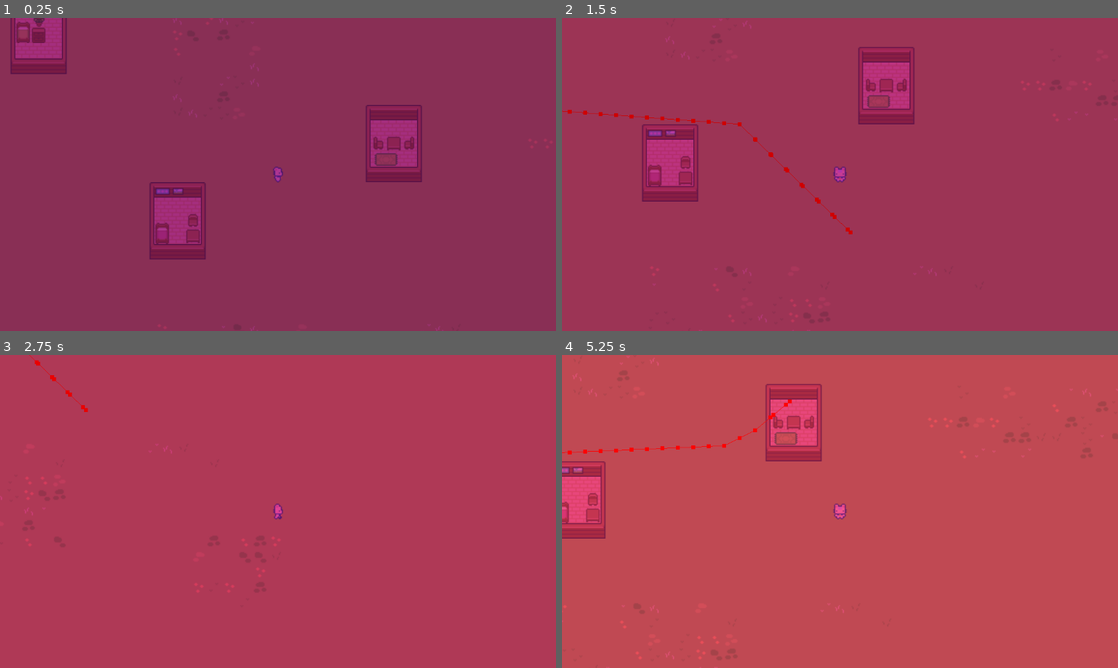
Above: before the commit, frames 1-4 (two rows, left to right).
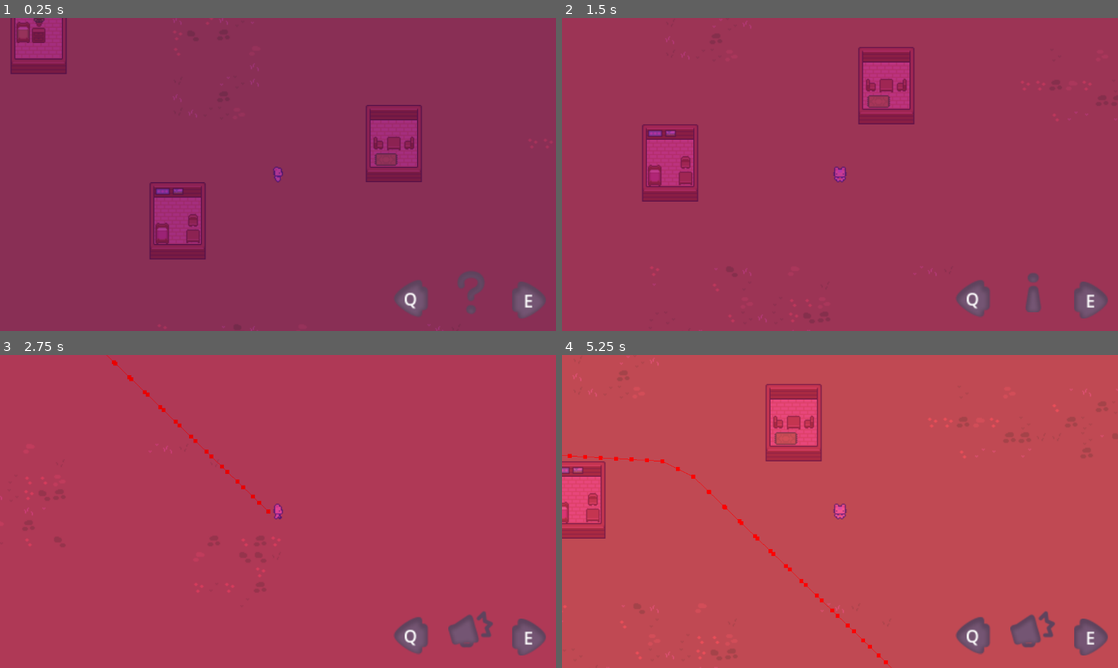
Above: after the commit, the same moments.

Repository: sentinelle28/cowherder
Game: Godot game, scene res://scene/scene_2d/gameplay_scene/gameplay_scene.tscn
Same seed, same stepped clock (60 frames per second), same inputs: the game is played once before the commit and once after it. This scene is started directly instead of the project's main scene.
Inputs:
- Up to frame 1 (0.25 s): no input
- Up to frame 2 (1.5 s): tap Enter at 0.5 s; hold Right (ui_right) 0.53-1.28 s; tap E (inspect, bound only before the commit) at 0.6 s; tap Shift (switch_mode, bound only before the commit) at 0.8, 1.35 s; tap Space at 1.25 s; hold Down (ui_down) from 1.28 s (still down)
- Up to frame 3 (2.75 s): tap Q (previous_tool, bound only after the commit) at 1.55, 2.1 s; release Down (ui_down) at 2.03 s; hold Right (ui_right) from 2.03 s (still down); tap R (use_tool, bound only after the commit) at 2.3 s
- Up to frame 4 (5.25 s): release Right (ui_right) at 2.78 s; hold Up (ui_up) 2.78-3.53 s; tap R (use_tool, bound only after the commit) at 2.85 s; tap E (inspect, bound only before the commit) at 3.05, 3.6 s; hold Left (ui_left) 3.53-5.03 s; tap Shift (switch_mode, bound only before the commit) at 3.8, 4.35 s; tap Escape (escape) at 4.15 s; tap Q (previous_tool, bound only after the commit) at 4.55, 5.1 s; tap Enter at 5 s; hold Down (ui_down) from 5.03 s (still down)

The runs differ from the first frame. In frame 1, 1.2% of the frame differs, in the area x 70-99%, y 80-96%; in frame 2, 1.6%; in frame 3, 1.9%; in frame 4, 2.2%, in the area x 0-99%, y 14-100%.

Commit message:
made tool support and basic handbook

Diff:
--- /dev/null
+++ b/autolaud/handbook/handbook.gd
@@ -0,0 +1,40 @@
+extends CanvasLayer
+
+var current_page:int = 0
+var max_page:int = 3
+
+
+func _change_tool(value:int)->void:
+	current_page -= value
+	if current_page < 0:
+		current_page = max_page - 1
+	elif current_page > max_page - 1:
+		current_page = 0
+	_update_page()
+
+func _show_handbook()->void:
+	get_tree().paused = true
+	show()
+	current_page = 0
+	_update_page()
+	Daycycle._stop()
+
+func _update_page()->void:
+	pass
+
+
+func _quit()->void:
+	hide()
+	get_tree().paused = false
+	Daycycle._start()
+
+
+func _on_next_pressed() -> void:
+	_change_tool(1)
+
+func _on_previous_pressed() -> void:
+	_change_tool(-1)
+
+func _process(_delta: float) -> void:
+	if Input.is_action_just_pressed("escape") and visible:
+		_quit()
--- /dev/null
+++ b/autolaud/handbook/handbook.tscn
@@ -0,0 +1,122 @@
+[gd_scene load_steps=5 format=3 uid="uid://rjfqx5hgfhm8"]
+
+[ext_resource type="Script" path="res://autolaud/handbook/handbook.gd" id="1_1dmga"]
+[ext_resource type="Texture2D" uid="uid://bb15env6xjvf8" path="res://asset/ui/Menu Buttons/Icons/Arrow2.png" id="2_jcvsq"]
+[ext_resource type="Texture2D" uid="uid://dwa0552n0djiy" path="res://asset/ui/Menu Buttons/Icons/Arrow.png" id="3_1cpkv"]
+
+[sub_resource type="LabelSettings" id="LabelSettings_n7l87"]
+font_size = 30
+
+[node name="Handbook" type="CanvasLayer"]
+process_mode = 2
+visible = false
+script = ExtResource("1_1dmga")
+
+[node name="page_stocker" type="Control" parent="."]
+layout_mode = 3
+anchors_preset = 8
+anchor_left = 0.5
+anchor_top = 0.5
+anchor_right = 0.5
+anchor_bottom = 0.5
+grow_horizontal = 2
+grow_vertical = 2
+
+[node name="first_page" type="Panel" parent="page_stocker"]
+layout_mode = 1
+offset_left = -256.0
+offset_top = -260.0
+offset_right = 256.0
+offset_bottom = 259.0
+
+[node name="Control" type="Control" parent="page_stocker/first_page"]
+layout_mode = 1
+anchors_preset = 8
+anchor_left = 0.5
+anchor_top = 0.5
+anchor_right = 0.5
+anchor_bottom = 0.5
+offset_left = -192.0
+offset_top = -191.5
+offset_right = 192.0
+offset_bottom = 128.5
+grow_horizontal = 2
+grow_vertical = 2
+
+[node name="Label" type="Label" parent="page_stocker/first_page/Control"]
+layout_mode = 1
+anchors_preset = 5
+anchor_left = 0.5
+anchor_right = 0.5
+offset_left = -20.0
+offset_right = 20.0
+offset_bottom = 23.0
+grow_horizontal = 2
+text = "Pratical Handbook"
+label_settings = SubResource("LabelSettings_n7l87")
+
+[node name="VBoxContainer" type="VBoxContainer" parent="page_stocker/first_page/Control"]
+layout_mode = 1
+anchors_preset = 8
+anchor_left = 0.5
+anchor_top = 0.5
+anchor_right = 0.5
+anchor_bottom = 0.5
+offset_left = -128.0
+offset_top = -100.0
+offset_right = 128.0
+offset_bottom = 156.0
+grow_horizontal = 2
+grow_vertical = 2
+
+[node name="Label" type="Label" parent="page_stocker/first_page/Control/VBoxContainer"]
+layout_mode = 2
+text = "Summary:"
+
+[node name="button" type="Control" parent="."]
+layout_mode = 3
+anchors_preset = 8
+anchor_left = 0.5
+anchor_top = 0.5
+anchor_right = 0.5
+anchor_bottom = 0.5
+offset_left = -192.0
+offset_top = -220.0
+offset_right = 192.0
+offset_bottom = 220.0
+grow_horizontal = 2
+grow_vertical = 2
+
+[node name="previous" type="Button" parent="button"]
+layout_mode = 1
+anchors_preset = 2
+anchor_top = 1.0
+anchor_bottom = 1.0
+offset_top = -69.0
+offset_right = 56.0
+grow_vertical = 0
+size_flags_vertical = 8
+icon = ExtResource("2_jcvsq")
+flat = true
+icon_alignment = 1
+expand_icon = true
+
+[node name="next" type="Button" parent="button"]
+layout_mode = 1
+anchors_preset = 3
+anchor_left = 1.0
+anchor_top = 1.0
+anchor_right = 1.0
+anchor_bottom = 1.0
+offset_left = -56.0
+offset_top = -69.0
+grow_horizontal = 0
+grow_vertical = 0
+size_flags_vertical = 8
+icon = ExtResource("3_1cpkv")
+flat = true
+icon_alignment = 1
+expand_icon = true
+
+[connection signal="pressed" from="button/previous" to="." method="_on_previous_pressed"]
+[connection signal="pressed" from="button/next" to="." method="_on_next_pressed"]
--- a/autolaud/inspectcows/inspect_cows.gd
+++ b/autolaud/inspectcows/inspect_cows.gd
@@ -14,6 +14,7 @@
 	happinessmeter.value = current_inspected_cow.curent_happiness
 	fulnessmeter.value = current_inspected_cow.current_feedness
 	$Panel/milkmeter.value = current_inspected_cow.get_amount_of_milk()
+	print($Panel/milkmeter.value)
 	$Panel/milkmeter.tint_progress = current_inspected_cow.get_milk_color()
 
 
@@ -22,6 +23,7 @@
 	show()
 	current_inspected_cow = cow_to_inspect
 	namelabel.text = cow_to_inspect.name
+	$Panel/species.text = "species: " + cow_to_inspect.milk_name + " cow"
 	_update_meter()
 
 
--- a/autolaud/inspectcows/inspect_cows.tscn
+++ b/autolaud/inspectcows/inspect_cows.tscn
@@ -18,7 +18,7 @@
 offset_left = -128.0
 offset_top = -84.0
 offset_right = 216.0
-offset_bottom = 84.0
+offset_bottom = 116.0
 grow_horizontal = 2
 grow_vertical = 2
 
@@ -62,9 +62,9 @@
 [node name="HappinessLabel" type="Label" parent="Panel"]
 layout_mode = 0
 offset_left = 8.0
-offset_top = 48.0
+offset_top = 80.0
 offset_right = 89.0
-offset_bottom = 71.0
+offset_bottom = 103.0
 text = "Happiness"
 horizontal_alignment = 1
 vertical_alignment = 1
@@ -73,9 +73,9 @@
 self_modulate = Color(1, 0, 0.929412, 1)
 layout_mode = 0
 offset_left = 24.0
-offset_top = 72.0
+offset_top = 104.0
 offset_right = 240.0
-offset_bottom = 99.0
+offset_bottom = 131.0
 step = 1.0
 value = 100.0
 show_percentage = false
@@ -83,9 +83,9 @@
 [node name="FullnessLabel" type="Label" parent="Panel"]
 layout_mode = 0
 offset_left = 8.0
-offset_top = 104.0
+offset_top = 136.0
 offset_right = 71.0
-offset_bottom = 127.0
+offset_bottom = 159.0
 text = "Fullness"
 horizontal_alignment = 1
 vertical_alignment = 1
@@ -94,9 +94,9 @@
 self_modulate = Color(0.643137, 0.968627, 0, 1)
 layout_mode = 0
 offset_left = 24.0
-offset_top = 128.0
+offset_top = 160.0
 offset_right = 240.0
-offset_bottom = 155.0
+offset_bottom = 187.0
 step = 1.0
 value = 100.0
 show_percentage = false
@@ -104,9 +104,10 @@
 [node name="milkmeter" type="TextureProgressBar" parent="Panel"]
 layout_mode = 0
 offset_left = 272.0
-offset_top = 96.0
+offset_top = 128.0
 offset_right = 312.0
-offset_bottom = 136.0
+offset_bottom = 168.0
+fill_mode = 3
 nine_patch_stretch = true
 texture_under = ExtResource("2_trqw1")
 texture_progress = ExtResource("3_28e5h")
@@ -120,6 +121,14 @@
 text = "X"
 flat = true
 
+[node name="species" type="Label" parent="Panel"]
+layout_mode = 1
+offset_left = 16.0
+offset_top = 48.0
+offset_right = 56.0
+offset_bottom = 71.0
+text = "Species"
+
 [connection signal="pressed" from="Panel/NameLabel/EditButton" to="." method="_on_edit_button_pressed"]
 [connection signal="pressed" from="Panel/Submitbutton" to="." method="_on_submitbutton_pressed"]
 [connection signal="pressed" from="Panel/exit_button" to="." method="_on_exit_button_pressed"]
--- a/autolaud/inventory/inventory.gd
+++ b/autolaud/inventory/inventory.gd
@@ -10,7 +10,6 @@
 
 	func _add_milk()->void:
 		number_in_stock += 1
-		number_in_stock = clampi(number_in_stock,0,100)
 
 	func has_milk(number_of_milk_needed:int)->bool:
 		return number_in_stock > number_of_milk_needed
--- /dev/null
+++ b/autolaud/tool_inventory/tool_inventory.gd
@@ -0,0 +1,36 @@
+extends CanvasLayer
+
+var current_tool:int = 0
+var max_tool:int = 3
+@export var texture_array:Array[Texture2D] = []
+func _ready() -> void:
+	_update_tool_texture()
+
+# Called every frame. 'delta' is the elapsed time since the previous frame.
+func _process(_delta: float) -> void:
+	_input_change_tool()
+
+func _input_change_tool()->void:
+	if Input.is_action_just_pressed("next_tool"):
+		_change_tool(1)
+
+	if Input.is_action_just_pressed("previous_tool"):
+		_change_tool(-1)
+
+func _change_tool(value:int)->void:
+	current_tool -= value
+	if current_tool < 0:
+		current_tool = max_tool - 1
+	elif current_tool > max_tool - 1:
+		current_tool = 0
+	_update_tool_texture()
+
+func get_current_tool()->int:
+	return current_tool
+
+func _update_tool_texture()->void:
+	$HBoxContainer/tool.texture = texture_array[current_tool]
+
+func _reset_tool()->void:
+	current_tool = 0
+	_update_tool_texture()
--- /dev/null
+++ b/autolaud/tool_inventory/tool_inventory.tscn
@@ -0,0 +1,70 @@
+[gd_scene load_steps=8 format=3 uid="uid://bcwwu7qnm8rww"]
+
+[ext_resource type="Script" path="res://autolaud/tool_inventory/tool_inventory.gd" id="1_3tht5"]
+[ext_resource type="Texture2D" uid="uid://bl34t2f78bmvi" path="res://asset/ui/Menu Buttons/Icons/Arrow4.png" id="2_ailgr"]
+[ext_resource type="Texture2D" uid="uid://cugyihdnnksgn" path="res://asset/ui/Menu Buttons/Icons/Question.png" id="2_g0bcl"]
+[ext_resource type="Texture2D" uid="uid://divtaifex7cwc" path="res://asset/ui/Menu Buttons/Icons/Megaphone.png" id="3_b1esb"]
+[ext_resource type="Texture2D" uid="uid://bfqe3dc47vm5m" path="res://asset/ui/Menu Buttons/Icons/Arrow3.png" id="3_tpnj2"]
+[ext_resource type="Texture2D" uid="uid://cm6vd8icyojnp" path="res://asset/ui/Menu Buttons/Icons/Exclamation.png" id="4_bfowd"]
+[ext_resource type="Texture2D" uid="uid://822eqqyvy4ul" path="res://asset/ui/Menu Buttons/Icons/Email.png" id="6_wx77x"]
+
+[node name="Tool_inventory" type="CanvasLayer"]
+script = ExtResource("1_3tht5")
+texture_array = Array[Texture2D]([ExtResource("2_g0bcl"), ExtResource("3_b1esb"), ExtResource("4_bfowd")])
+
+[node name="HBoxContainer" type="Control" parent="."]
+layout_mode = 3
+anchors_preset = 3
+anchor_left = 1.0
+anchor_top = 1.0
+anchor_right = 1.0
+anchor_bottom = 1.0
+offset_left = -320.0
+offset_top = -168.0
+grow_horizontal = 0
+grow_vertical = 0
+
+[node name="left" type="Sprite2D" parent="HBoxContainer"]
+position = Vector2(19.75, 100.091)
+scale = Vector2(2.19697, 2.19697)
+texture = ExtResource("2_ailgr")
+
+[node name="Label" type="Label" parent="HBoxContainer/left"]
+anchors_preset = 8
+anchor_left = 0.5
+anchor_top = 0.5
+anchor_right = 0.5
+anchor_bottom = 0.5
+offset_left = -36.5
+offset_top = -29.5
+offset_right = 3.5
+offset_bottom = -6.5
+grow_horizontal = 2
+grow_vertical = 2
+text = "Q"
+horizontal_alignment = 1
+
+[node name="tool" type="Sprite2D" parent="HBoxContainer"]
+position = Vector2(144, 88)
+scale = Vector2(2, 2)
+texture = ExtResource("6_wx77x")
+
+[node name="right" type="Sprite2D" parent="HBoxContainer"]
+position = Vector2(264, 104)
+scale = Vector2(2.19697, 2.19697)
+texture = ExtResource("3_tpnj2")
+
+[node name="Label" type="Label" parent="HBoxContainer/right"]
+anchors_preset = 8
+anchor_left = 0.5
+anchor_top = 0.5
+anchor_right = 0.5
+anchor_bottom = 0.5
+offset_left = -36.0
+offset_top = -29.0
+offset_right = 4.0
+offset_bottom = -6.0
+grow_horizontal = 2
+grow_vertical = 2
+text = "E"
+horizontal_alignment = 1
--- a/component/caracter/cow/cow.gd
+++ b/component/caracter/cow/cow.gd
@@ -13,6 +13,8 @@
 var speed:int = 100
 var can_move:bool = false
 var is_following_the_player:bool = false
+
+var current_amount_of_milk:int = 0
 
 var curent_happiness:int = 50
 var current_feedness:int = 50
@@ -89,15 +91,18 @@
 	$milk_timer.start(time_to_produce_milk)
 	if curent_happiness >= 50 and current_feedness >= 30 and not is_sleeping:
 		current_feedness -= 10
-
-		Inventory._add_milk(milk_name)
+		amount_of_milk_created += randi_range(2,10)
+		amount_of_milk_created = clampi(amount_of_milk_created,0,100)
+		if amount_of_milk_created == 100:
+			amount_of_milk_created = 0
+			Inventory._add_milk(milk_name)
 
 
 func get_milk_color()->Color:
 	return Inventory.get_milk_color(milk_name)
 
 func get_amount_of_milk()->int:
-	return Inventory.get_amount_of_milk(milk_name)
+	return amount_of_milk_created
 
 
 func _gain_happiness()->void:
--- a/component/caracter/player/player.gd
+++ b/component/caracter/player/player.gd
@@ -5,14 +5,17 @@
 @export var cow_manager:CowManager
 @export var last_cow:Cow
 
+var tool_list:Array[Callable] = [_show_handbook,_call_cow,_inspect_cow]
+
 func _ready() -> void:
 	Daycycle._start()
+	ToolInventory.show()
+	ToolInventory._reset_tool()
 
 # Called every frame. 'delta' is the elapsed time since the previous frame.
 func _process(_delta: float) -> void:
 	_move()
-	_inspect_cow()
-	_call_cow()
+	_use_tool()
 	move_and_slide()
 
 
@@ -36,14 +39,12 @@
 		$AnimatedSprite2D.stop()
 
 func _call_cow()->void:
-	if Input.is_action_just_pressed("switch_mode"):
-		cow_manager._change_mode()
+	cow_manager._change_mode()
 
 func _inspect_cow()->void:
-	if Input.is_action_just_pressed("inspect"):
-		if last_cow != null:
-			InspectCows._inspect_cow(last_cow)
-			Daycycle._stop()
+	if last_cow != null:
+		InspectCows._inspect_cow(last_cow)
+		Daycycle._stop()
 
 func _on_cow_detector_body_entered(body: Node2D) -> void:
 	if body is Cow:
@@ -53,3 +54,11 @@
 func _on_cow_detector_body_exited(body: Node2D) -> void:
 	if body == last_cow:
 		last_cow = null
+
+
+func _use_tool()->void:
+	if Input.is_action_just_pressed("use_tool"):
+		tool_list[ToolInventory.get_current_tool()].call()
+
+func _show_handbook()->void:
+	Handbook._show_handbook()
--- a/project.godot
+++ b/project.godot
@@ -20,6 +20,8 @@
 InspectCows="*res://autolaud/inspectcows/inspect_cows.tscn"
 Daycycle="*res://autolaud/daycyle/daycycle.tscn"
 Inventory="*res://autolaud/inventory/inventory.gd"
+ToolInventory="*res://autolaud/tool_inventory/tool_inventory.tscn"
+Handbook="*res://autolaud/handbook/handbook.tscn"
 
 [display]
 
@@ -28,19 +30,24 @@
 
 [input]
 
-switch_mode={
+escape={
 "deadzone": 0.5,
-"events": [Object(InputEventKey,"resource_local_to_scene":fa …(145 unchanged characters)… lse,"keycode":0,"physical_keycode":4194325,"key_label":0,"unicode":0,"location":0,"echo":false,"script":null)
+"events": [Object(InputEventKey,"resource_local_to_scene":fa …(145 unchanged characters)… lse,"keycode":0,"physical_keycode":4194305,"key_label":0,"unicode":0,"location":0,"echo":false,"script":null)
 ]
 }
-inspect={
+next_tool={
 "deadzone": 0.5,
 "events": [Object(InputEventKey,"resource_local_to_scene":false,"resource_name":"","device":-1,"window_id":0,"alt_press …(192 unchanged characters)…
 ]
 }
-escape={
+previous_tool={
 "deadzone": 0.5,
-"events": [Object(InputEventKey,"resource_local_to_scene":fa …(140 unchanged characters)… d":false,"keycode":0,"physical_keycode":4194305,"key_label":0,"unicode":0,"location":0,"echo":false,"script":null)
+"events": [Object(InputEventKey,"resource_local_to_scene":fa …(140 unchanged characters)… d":false,"keycode":0,"physical_keycode":81,"key_label":0,"unicode":97,"location":0,"echo":false,"script":null)
+]
+}
+use_tool={
+"deadzone": 0.5,
+"events": [Object(InputEventKey,"resource_local_to_scene":false,"resource_name":"","device":-1,"window_id":0,"alt_pressed":false,"shift_pressed":false,"ctrl_pressed":false,"meta_pressed":false,"pressed":false,"keycode":0,"physical_keycode":82,"key_label":0,"unicode":114,"location":0,"echo":false,"script":null)
 ]
 }
 
Binary file added: asset/ui/Backgound/Background_Blue.png
Not shown, added: asset/ui/Backgound/Background_Blue.png.import
Binary file added: asset/ui/Backgound/Background_Green.png
Not shown, added: asset/ui/Backgound/Background_Green.png.import
Binary file added: asset/ui/Backgound/Background_Yellow.png
Not shown, added: asset/ui/Backgound/Background_Yellow.png.import
Binary file added: asset/ui/Backgound/Background_pink.png
Not shown, added: asset/ui/Backgound/Background_pink.png.import
Binary file added: asset/ui/Bar/Big-bar.png
Not shown, added: asset/ui/Bar/Big-bar.png.import
Binary file added: asset/ui/Bar/Clear-Button.png
Not shown, added: asset/ui/Bar/Clear-Button.png.import
(and 518 more such lines)
